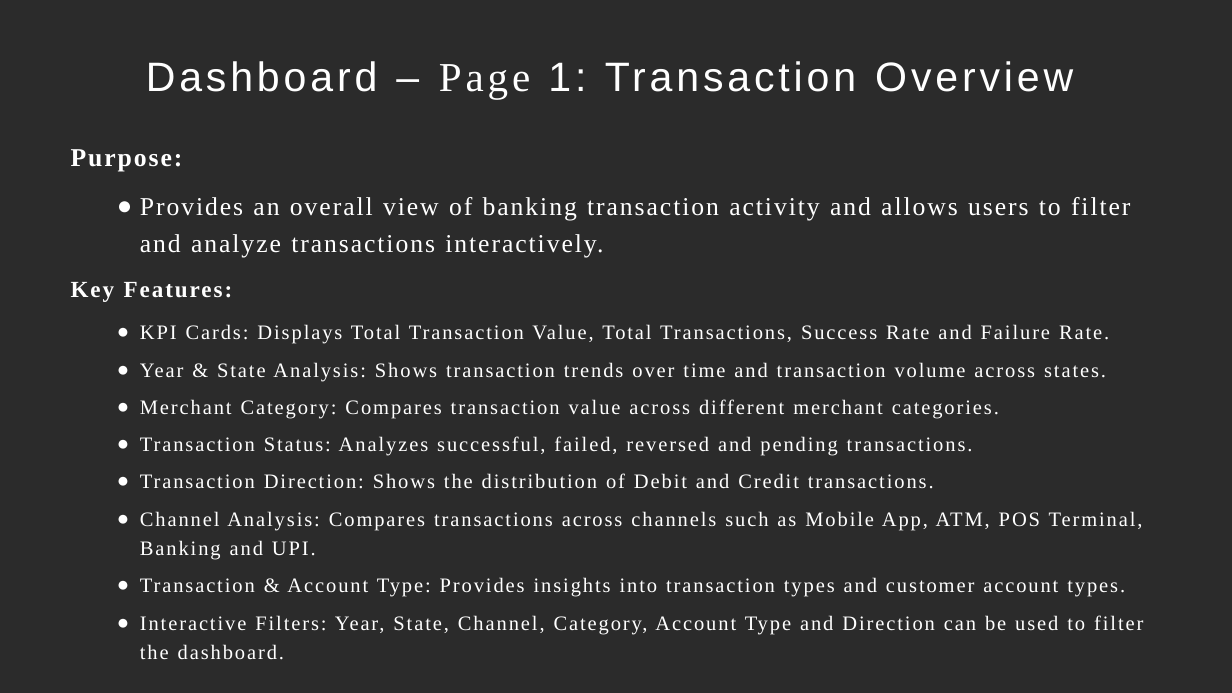
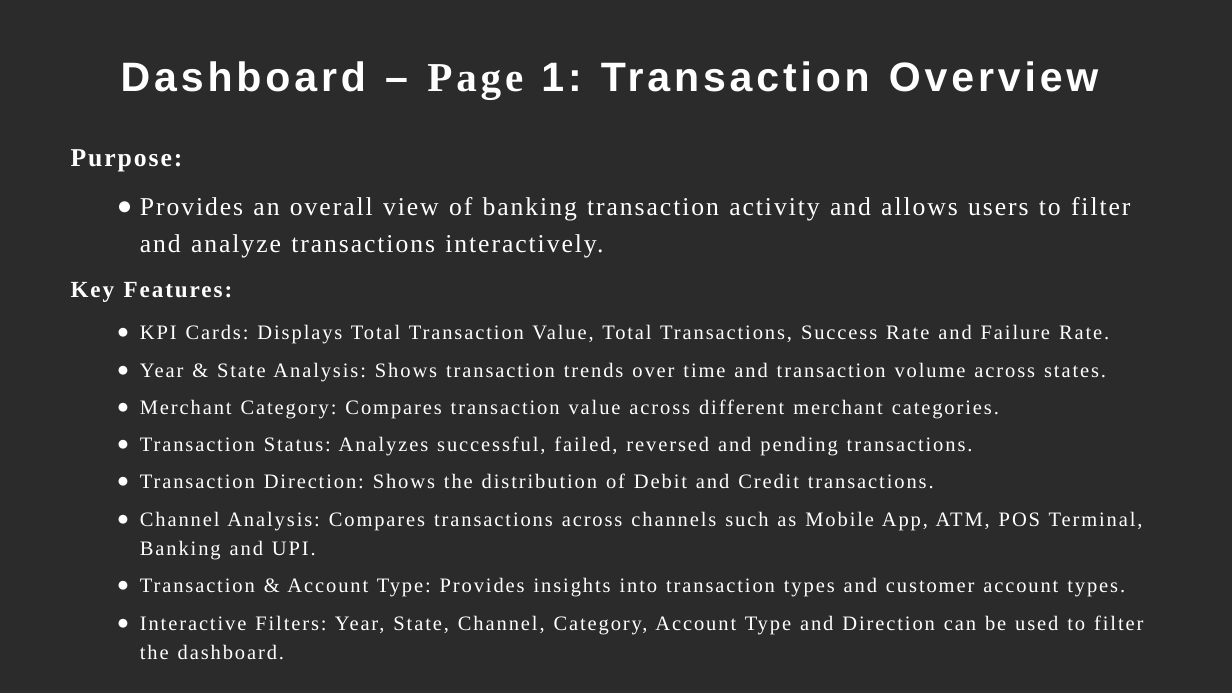
Before and after one commit to monika82004/Indian-Banking-Transaction, a slide deck: slide 10 of Indian Banking Transaction.pptx (slide 9 before the commit). Drawn at 1232x693 pixels with LibreOffice and Linux fonts; fonts in the diff are those of the drawing; background and template pictures are left out; a plain dark background stands for a picture behind light text. Boxes give left, top, right and bottom in pixels: in the first picture for what was removed or moved away, otherwise in the second. Text is boxed around its words. In the diff, an @@ line names an element or a change of style, - is before the commit and + after.

```diff
--- a/Indian Banking Transaction.pptx
+++ b/Indian Banking Transaction.pptx
@@ title "Dashboard – Page 1: Transaction ..." at <box>121,61,1098,99</box>: bold on @@
```
Also in this commit, not shown: 2 other slides changed, 13 slides added.
